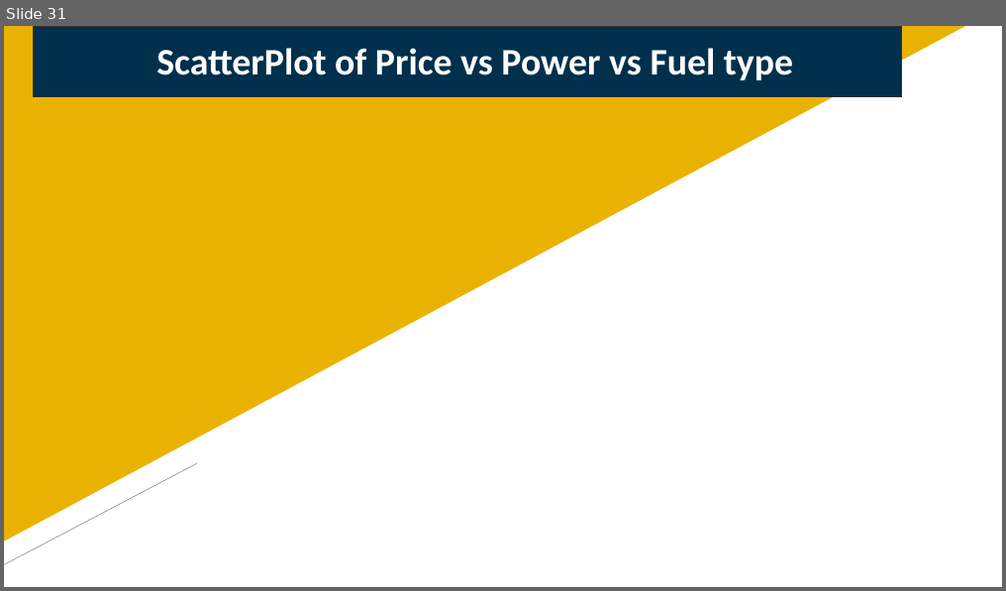
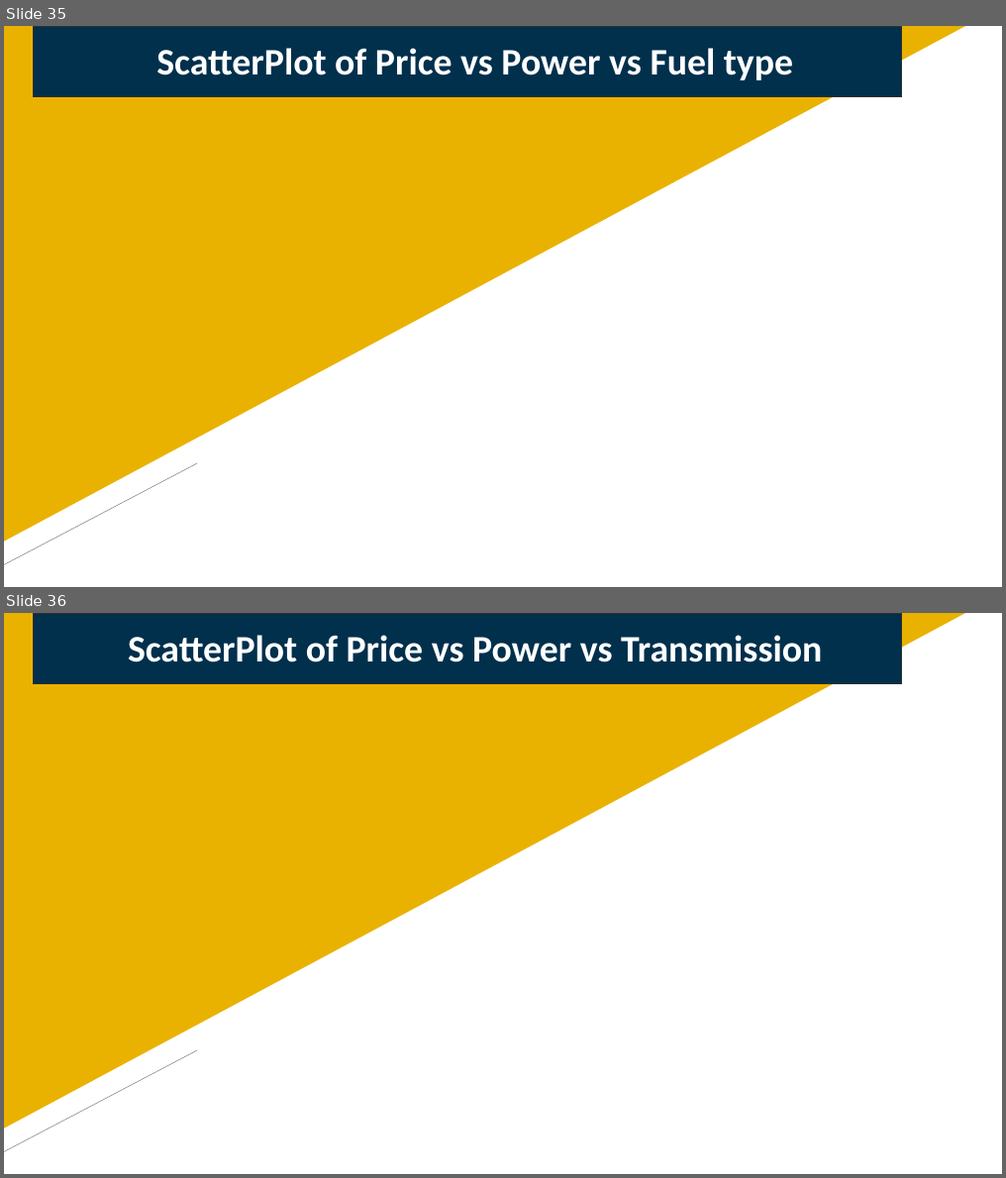
Before and after one commit to Defcon27/Data-Analysis-of-Indian-Automobile-dataset-using-Machine-Learning-in-R, a slide deck: Analysis on Automobile Dataset.pptx. Shown one above the other, each under a label of ours: slide 31 before the commit, slides 35 and 36 after it. The pictures are 1006x591 and 1006x1178 pixels, drawn with LibreOffice and Linux fonts; fonts in the diff are those of the drawing; background and template pictures are left out. Boxes give left, top, right and bottom in pixels: in the first picture for what was removed or moved away, otherwise in the second. Text is boxed around its words. In the diff, an @@ line names an element or a change of style, - is before the commit and + after.

```diff
--- a/Analysis on Automobile Dataset.pptx
+++ b/Analysis on Automobile Dataset.pptx
@@ slide 36 added at box(4, 613, 1002, 1174), background picture (left out); not listed: 2 template elements that a slide beside it also shows @@
@@ title added at box(33, 613, 901, 683), fill #01304D, outline #2F2F2F 1 pt, 36 pt, text #FFFFFF, bold @@
+ScatterPlot of Price vs Power vs Transmission
@@ what was slide 31 is now slide 35 @@
```
Also in this commit, not shown: 1 slide changed, 13 other slides added.
